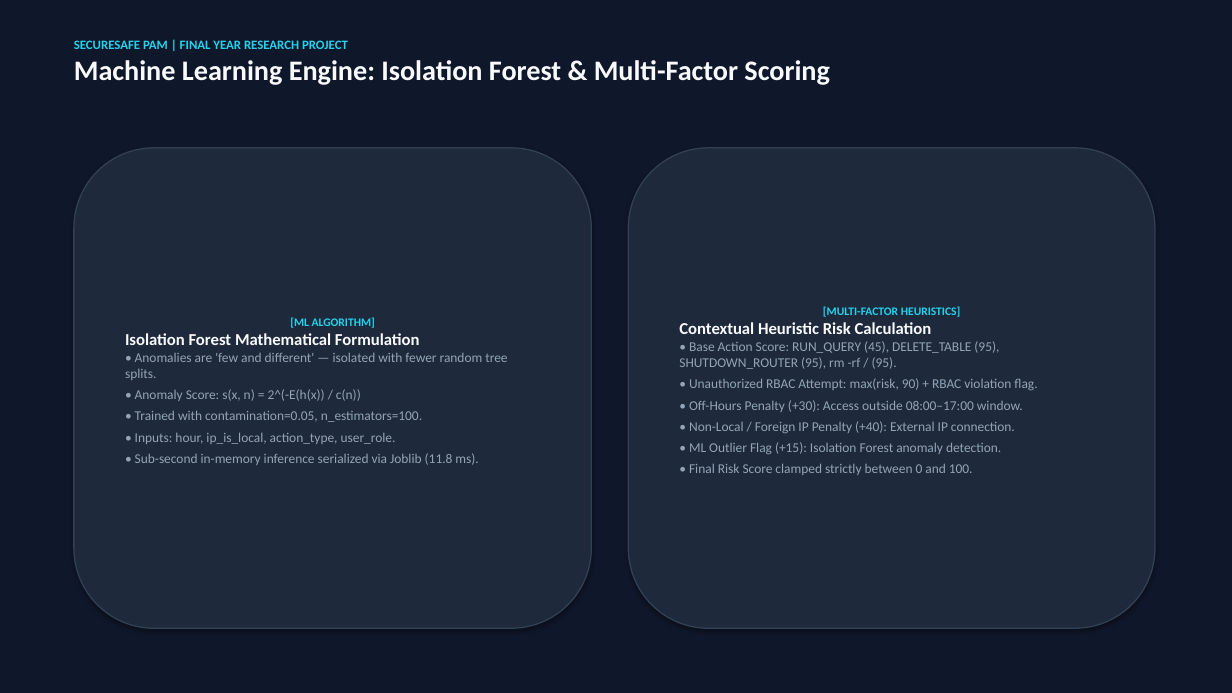
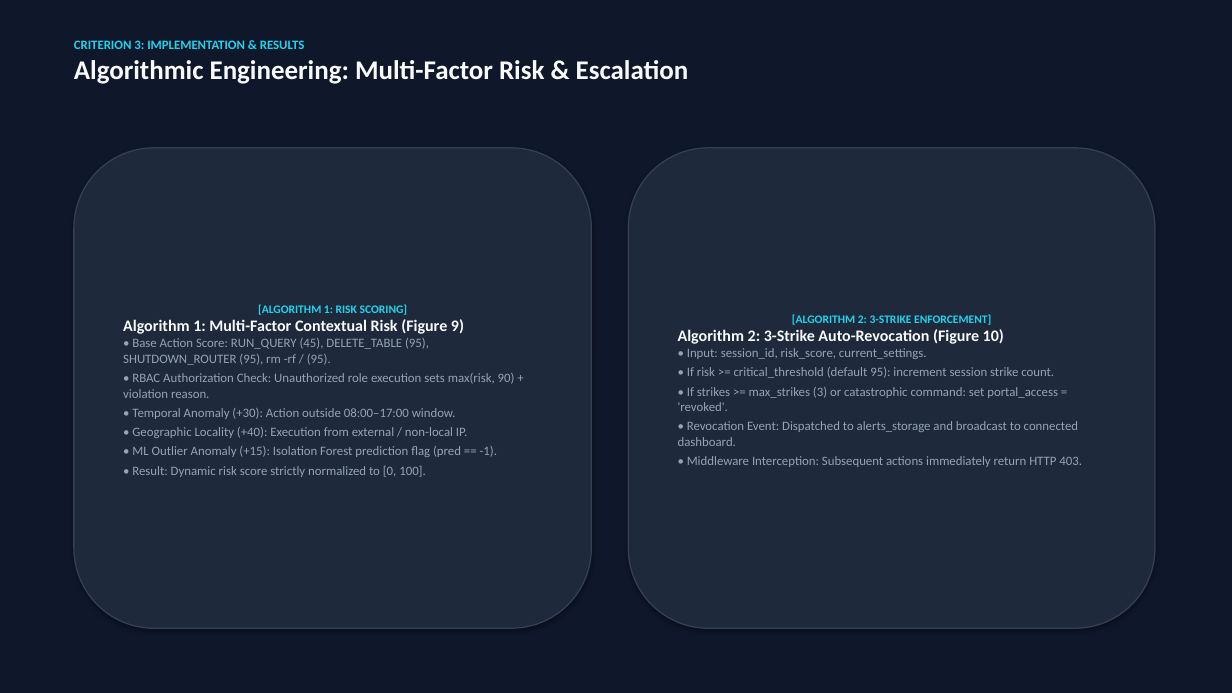
Before and after one commit to Poornadananjaya2001/Dynamic-PAM-System-, a slide deck: slide 13 of PRESENTATION_SLIDES_SECURESAFE_PAM.pptx (slide 9 before the commit). Drawn at 1232x693 pixels with LibreOffice and Linux fonts; fonts in the diff are those of the drawing. Boxes give left, top, right and bottom in pixels: in the first picture for what was removed or moved away, otherwise in the second. Text is boxed around its words. In the diff, an @@ line names an element or a change of style, - is before the commit and + after.

```diff
--- a/PRESENTATION_SLIDES_SECURESAFE_PAM.pptx
+++ b/PRESENTATION_SLIDES_SECURESAFE_PAM.pptx
@@ text at (74,40,689,84): text changed; size 22 to 21 pt @@
-SECURESAFE PAM | FINAL YEAR RESEARCH PROJECT
-Machine Learning Engine: Isolation Forest & Multi-Factor Scoring
+CRITERION 3: IMPLEMENTATION & RESULTS
+Algorithmic Engineering: Multi-Factor Risk & Escalation
@@ text in rounded rectangle at (123,304,515,477): text changed; size 10.5 to 10 pt @@
-[ML ALGORITHM]
-Isolation Forest Mathematical Formulation
-• Anomalies are 'few and different' — isolated with fewer random tree splits.
-• Anomaly Score: s(x, n) = 2^(-E(h(x)) / c(n))
-• Trained with contamination=0.05, n_estimators=100.
-• Inputs: hour, ip_is_local, action_type, user_role.
-• Sub-second in-memory inference serialized via Joblib (11.8 ms).
+[ALGORITHM 1: RISK SCORING]
+Algorithm 1: Multi-Factor Contextual Risk (Figure 9)
+• Base Action Score: RUN_QUERY (45), DELETE_TABLE (95), SHUTDOWN_ROUTER (95), rm -rf / (95).
+• RBAC Authorization Check: Unauthorized role execution sets max(risk, 90) + violation reason.
+• Temporal Anomaly (+30): Action outside 08:00–17:00 window.
+• Geographic Locality (+40): Execution from external / non-local IP.
+• ML Outlier Anomaly (+15): Isolation Forest prediction flag (pred == -1).
+• Result: Dynamic risk score strictly normalized to [0, 100].
@@ text in rounded rectangle at (678,314,1082,467): text changed; size 10.5 to 10 pt @@
-[MULTI-FACTOR HEURISTICS]
-Contextual Heuristic Risk Calculation
-• Base Action Score: RUN_QUERY (45), DELETE_TABLE (95), SHUTDOWN_ROUTER (95), rm -rf / (95).
-• Unauthorized RBAC Attempt: max(risk, 90) + RBAC violation flag.
-• Off-Hours Penalty (+30): Access outside 08:00–17:00 window.
-• Non-Local / Foreign IP Penalty (+40): External IP connection.
-• ML Outlier Flag (+15): Isolation Forest anomaly detection.
-• Final Risk Score clamped strictly between 0 and 100.
+[ALGORITHM 2: 3-STRIKE ENFORCEMENT]
+Algorithm 2: 3-Strike Auto-Revocation (Figure 10)
+• Input: session_id, risk_score, current_settings.
+• If risk >= critical_threshold (default 95): increment session strike count.
+• If strikes >= max_strikes (3) or catastrophic command: set portal_access = 'revoked'.
+• Revocation Event: Dispatched to alerts_storage and broadcast to connected dashboard.
+• Middleware Interception: Subsequent actions immediately return HTTP 403.
```
Also in this commit, not shown: 18 other slides changed, 7 slides added, 1 slide removed, 1 other file.
